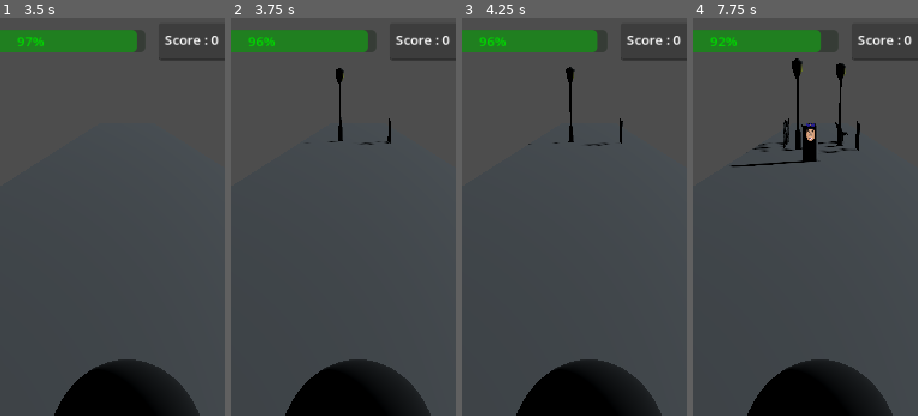
Above: before the commit, frames 1-4 (left to right).
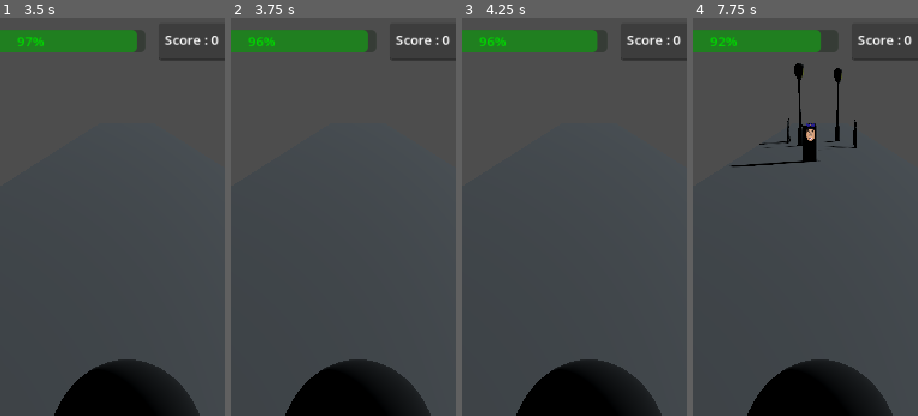
Above: after the commit, the same moments.

Repository: ESMA-NicolasR/face-snatcher
Game: Godot game, scene res://Alois/Scenes/TEST_face_snatcher.tscn
Two runs of this game, one before a commit and one after it. Both use one fixed random seed, a clock stepped at 60 frames per second and the inputs below.
Inputs:
- Up to frame 1 (3.5 s): tap Enter at 0.5, 2 s; tap Space at 1.25, 2.75 s
- Up to frame 2 (3.75 s): tap Enter at 3.5 s
- Up to frame 3 (4.25 s): no input
- Up to frame 4 (7.75 s): tap Space at 4.25 s
The pictures show only the part of the screen within x 22-72%, y 0-50%; the shares and areas given below are measured in that part.

Frame 1 is identical in both runs. In frame 2, 0.4% of the frame differs, in the area x 43-72%, y 12-32%; in frame 3, 0.4%; in frame 4, 1.4%, in the area x 26-75%, y 10-34%.

Commit message:
Timer_timefix

Diff:
--- a/Alois/Scenes/TEST_face_snatcher.tscn
+++ b/Alois/Scenes/TEST_face_snatcher.tscn
@@ -107,32 +107,32 @@
 ignore_time_scale = true
 
 [node name="Decoration Leftleft Timer1" type="Timer" parent="Timers" unique_id=479268536]
-wait_time = 3.5
+wait_time = 5.0
 autostart = true
 ignore_time_scale = true
 
 [node name="Decoration Leftcenter Timer2" type="Timer" parent="Timers" unique_id=296177828]
+wait_time = 7.5
+autostart = true
+ignore_time_scale = true
+
+[node name="Decoration Leftright Timer3" type="Timer" parent="Timers" unique_id=1304791291]
+wait_time = 10.0
+autostart = true
+ignore_time_scale = true
+
+[node name="Decoration Rightright Timer4" type="Timer" parent="Timers" unique_id=1618409885]
 wait_time = 5.0
 autostart = true
 ignore_time_scale = true
 
-[node name="Decoration Leftright Timer3" type="Timer" parent="Timers" unique_id=1304791291]
-wait_time = 7.0
-autostart = true
-ignore_time_scale = true
-
-[node name="Decoration Rightright Timer4" type="Timer" parent="Timers" unique_id=1618409885]
-wait_time = 3.5
-autostart = true
-ignore_time_scale = true
-
 [node name="Decoration Rightcenter Timer5" type="Timer" parent="Timers" unique_id=316492386]
-wait_time = 5.0
+wait_time = 7.5
 autostart = true
 ignore_time_scale = true
 
 [node name="Decoration Rightleft Timer6" type="Timer" parent="Timers" unique_id=523578028]
-wait_time = 7.0
+wait_time = 10.0
 autostart = true
 ignore_time_scale = true
 
@@ -153,6 +153,12 @@
 meshes_far = Array[PackedScene]([ExtResource("4_lan1h"), ExtResource("5_x8g61"), ExtResource("6_rmso8")])
 meshes_med = Array[PackedScene]([ExtResource("7_py22k")])
 meshes_close = Array[PackedScene]([ExtResource("8_7075h"), ExtResource("9_3gcot")])
+vitesse_min_far = 0.85
+vitesse_min_med = 0.95
+vitesse_min_close = 1.05
+fin_ralentissement_far = 0.82
+fin_ralentissement_med = 0.82
+fin_ralentissement_close = 0.82
 path_Left_left = NodePath("../../Paths/Decoration LEFT left Path3D")
 path_Left_center = NodePath("../../Paths/Decoration LEFT center Path3D")
 path_Left_right = NodePath("../../Paths/Decoration LEFT right Path3D")
